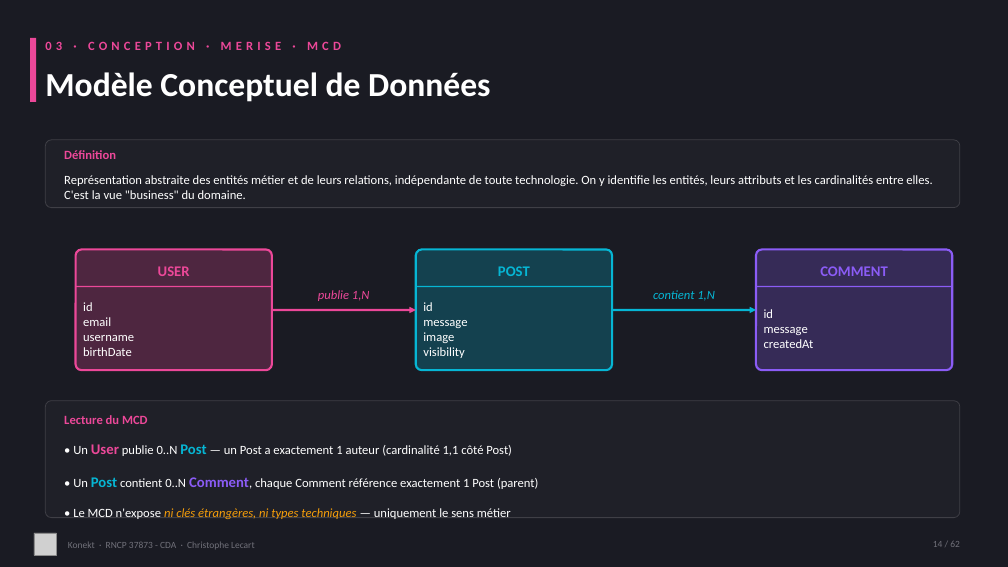
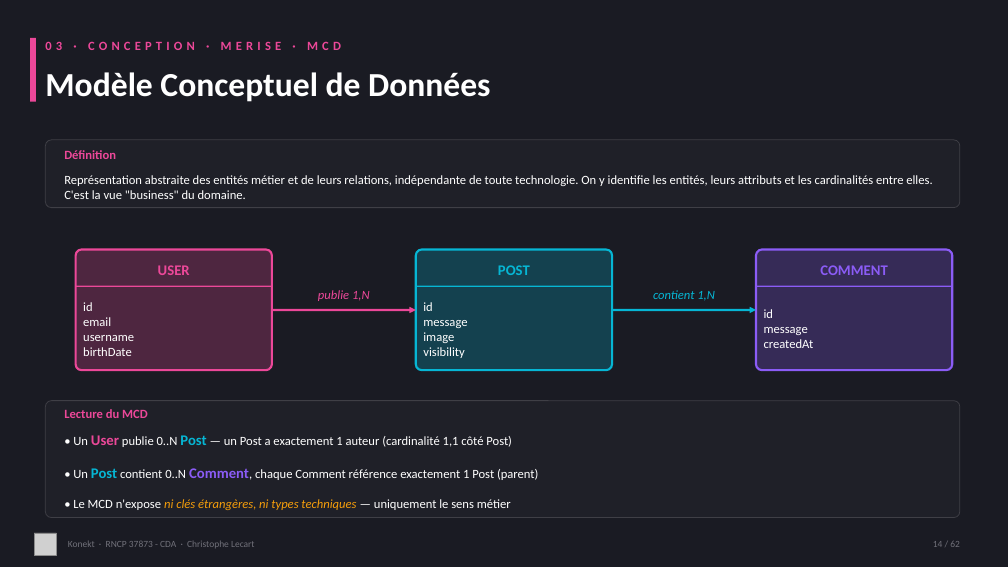
Before and after one commit to CLecart/social-network, a slide deck: slide 14 of dossier-certification/00-presentation/Konekt_RNCP_37873_Support_Visuel.pptx. Drawn at 1008x567 pixels with LibreOffice and Linux fonts; fonts in the diff are those of the drawing; grey boxes stand for pictures. Boxes give left, top, right and bottom in pixels: in the first picture for what was removed or moved away, otherwise in the second. Text is boxed around its words. In the diff, an @@ line names an element or a change of style, - is before the commit and + after.

```diff
--- a/dossier-certification/00-presentation/Konekt_RNCP_37873_Support_Visuel.pptx
+++ b/dossier-certification/00-presentation/Konekt_RNCP_37873_Support_Visuel.pptx
@@ text "Lecture du MCD": place and size @@
-text "Lecture du MCD" at box(64, 415, 148, 424)
+text "Lecture du MCD" at box(64, 409, 148, 418)
@@ text "• Un User publie 0..N ...": place and size @@
-text "• Un User publie 0..N ..." at box(73, 444, 538, 519)
+text "• Un User publie 0..N ..." at box(73, 435, 538, 510)
```
Also in this commit, not shown: 5 other slides changed.
